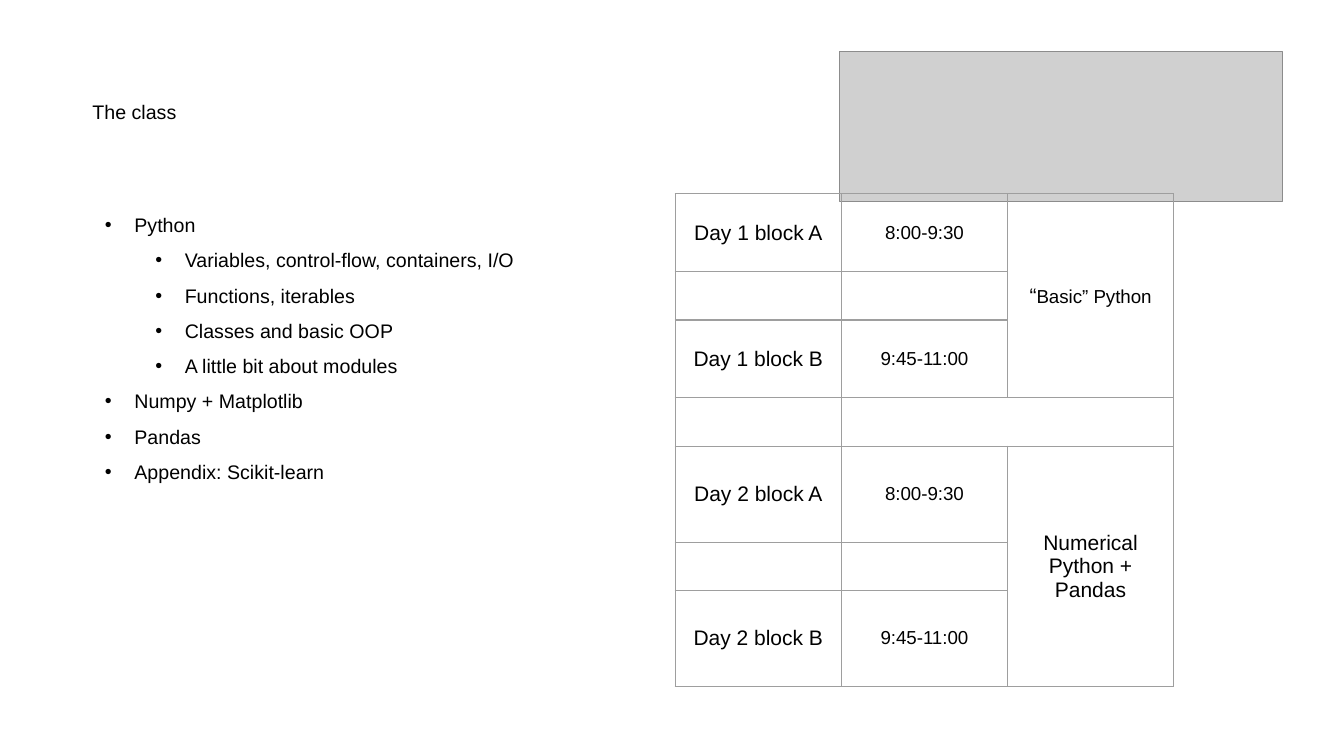
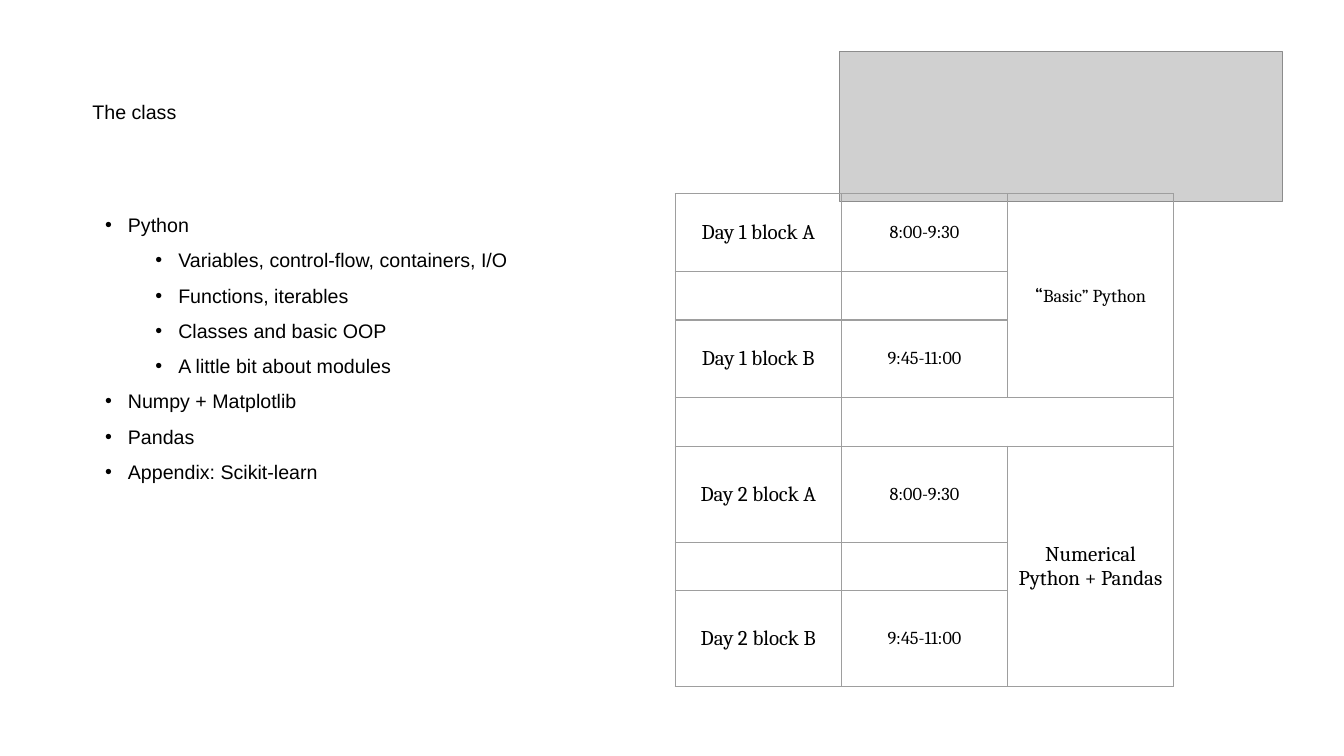
Before and after one commit to asantucci/Python-Workshop, a slide deck: slide 3 of slides.pptx. Drawn at 1344x756 pixels with LibreOffice and Linux fonts; fonts in the diff are those of the drawing; grey boxes stand for pictures. Boxes give left, top, right and bottom in pixels: in the first picture for what was removed or moved away, otherwise in the second. Text is boxed around its words. In the diff, an @@ line names an element or a change of style, - is before the commit and + after.

```diff
--- a/slides.pptx
+++ b/slides.pptx
@@ text "Python" at (x1=128, y1=217, x2=507, y2=483): indent changed @@
@@ table at (x1=676, y1=194, x2=1175, y2=654) @@
@@ font Arial to Cambria @@
@@ size 13.3 to 13 pt in "8:00-9:30", "“Basic” Python", "9:45-11:00", "8:00-9:30" and 1 more places @@
```
Also in this commit, not shown: 20 other slides changed, 1 slide added, 3 slides removed.
